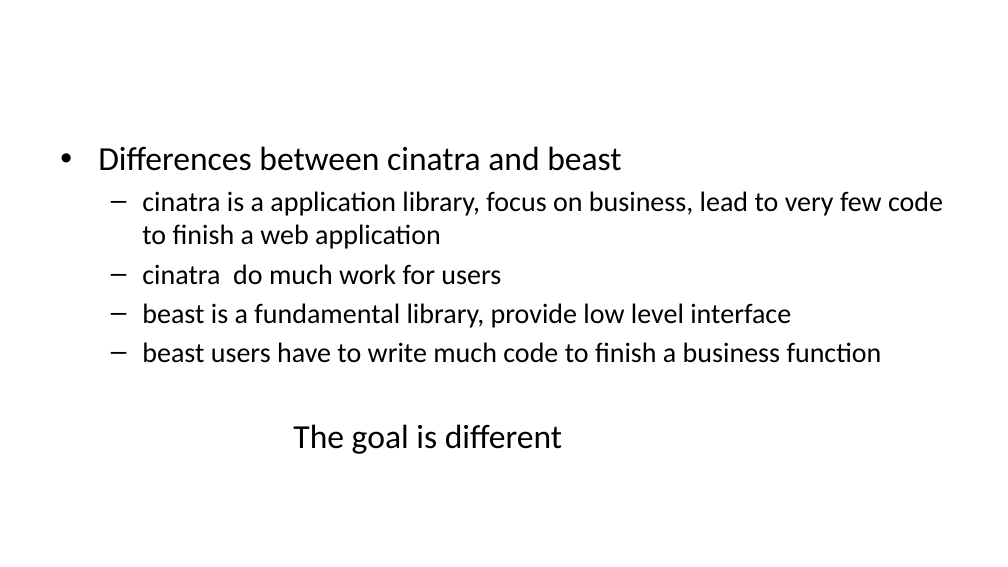
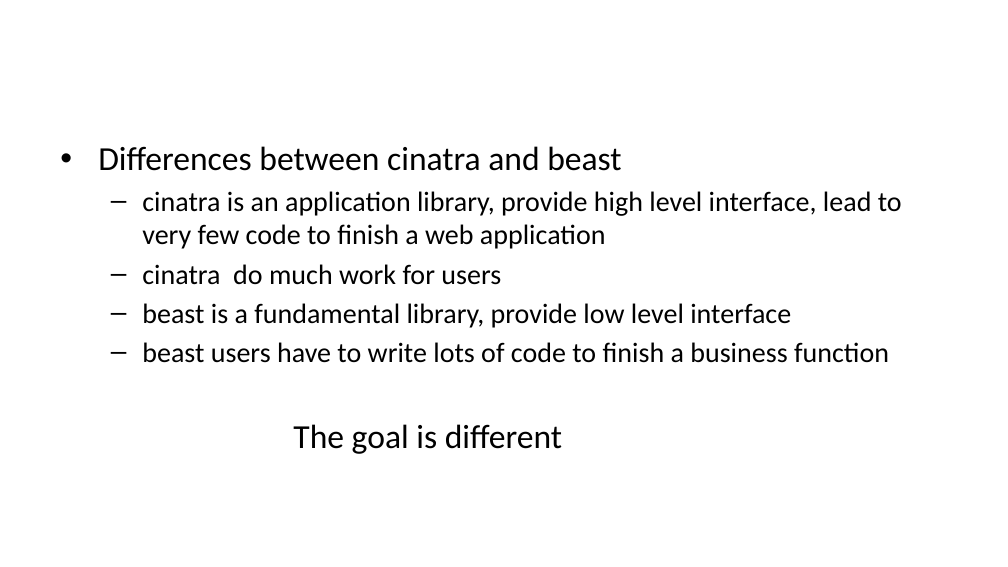
Before and after one commit to qicosmos/cppcon2018, a slide deck: slide 24 of cppcon2018.pptx. Drawn at 1008x567 pixels with LibreOffice and Linux fonts; fonts in the diff are those of the drawing. Boxes give left, top, right and bottom in pixels: in the first picture for what was removed or moved away, otherwise in the second. Text is boxed around its words. In the diff, an @@ line names an element or a change of style, - is before the commit and + after.

Commit message:
update

```diff
--- a/cppcon2018.pptx
+++ b/cppcon2018.pptx
@@ text at box(142, 191, 902, 249): text changed @@
-  – cinatra is a application library, focus on business, lead to very few code to finish a web application
+  – cinatra is an application library, provide high level interface, lead to very few code to finish a web application
@@ text at box(142, 342, 889, 363): text changed @@
-  – beast users have to write much code to finish a business function
+  – beast users have to write lots of code to finish a business function
```
Also in this commit, not shown: 12 other slides changed, 4 slides removed.
